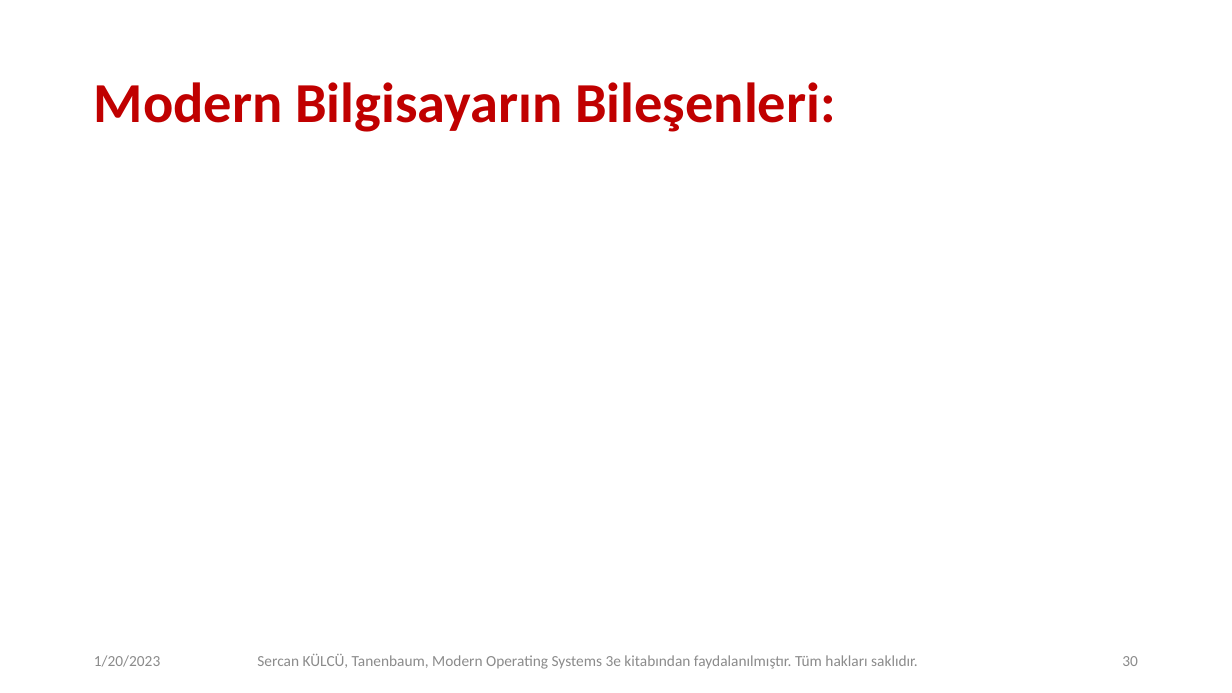
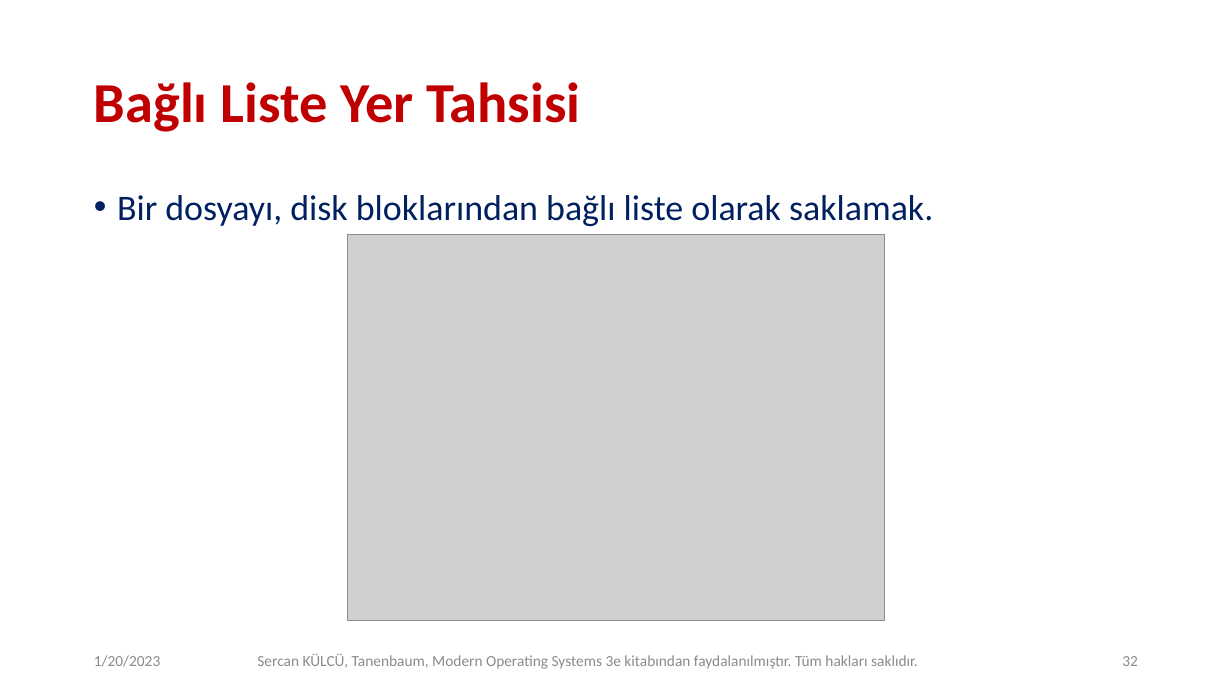
Before and after one commit to sercankulcu/sercankulcu.github.io, a slide deck: slide 32 of files/os/4_Bolum_4_Dosya.pptx (slide 30 before the commit). Drawn at 1232x693 pixels with LibreOffice and Linux fonts; fonts in the diff are those of the drawing; grey boxes stand for pictures. Boxes give left, top, right and bottom in pixels: in the first picture for what was removed or moved away, otherwise in the second. Text is boxed around its words. In the diff, an @@ line names an element or a change of style, - is before the commit and + after.

```diff
--- a/files/os/4_Bolum_4_Dosya.pptx
+++ b/files/os/4_Bolum_4_Dosya.pptx
@@ title at [94,82,580,132]: text changed @@
-Modern Bilgisayarın Bileşenleri:
+Bağlı Liste Yer Tahsisi
@@ text added at [117,195,933,226], 28 pt, text #002060 @@
+• Bir dosyayı, disk bloklarından bağlı liste olarak saklamak.
@@ picture added at [348,235,884,620] @@
@@ page number at [1122,656,1138,666]: text changed @@
-30
+32
```
Also in this commit, not shown: 5 other slides changed, 5 slides added, 1 other file.
